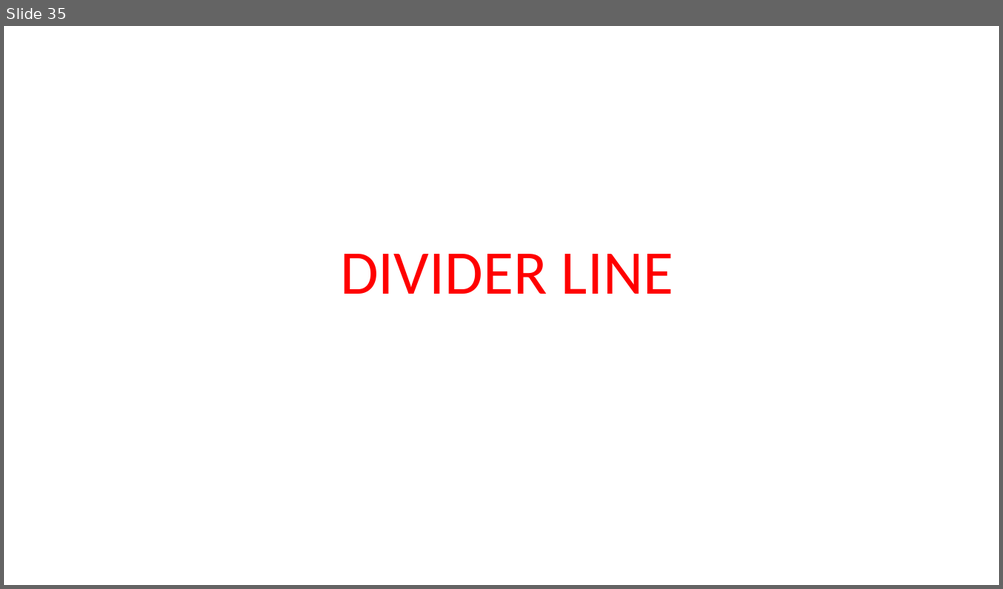
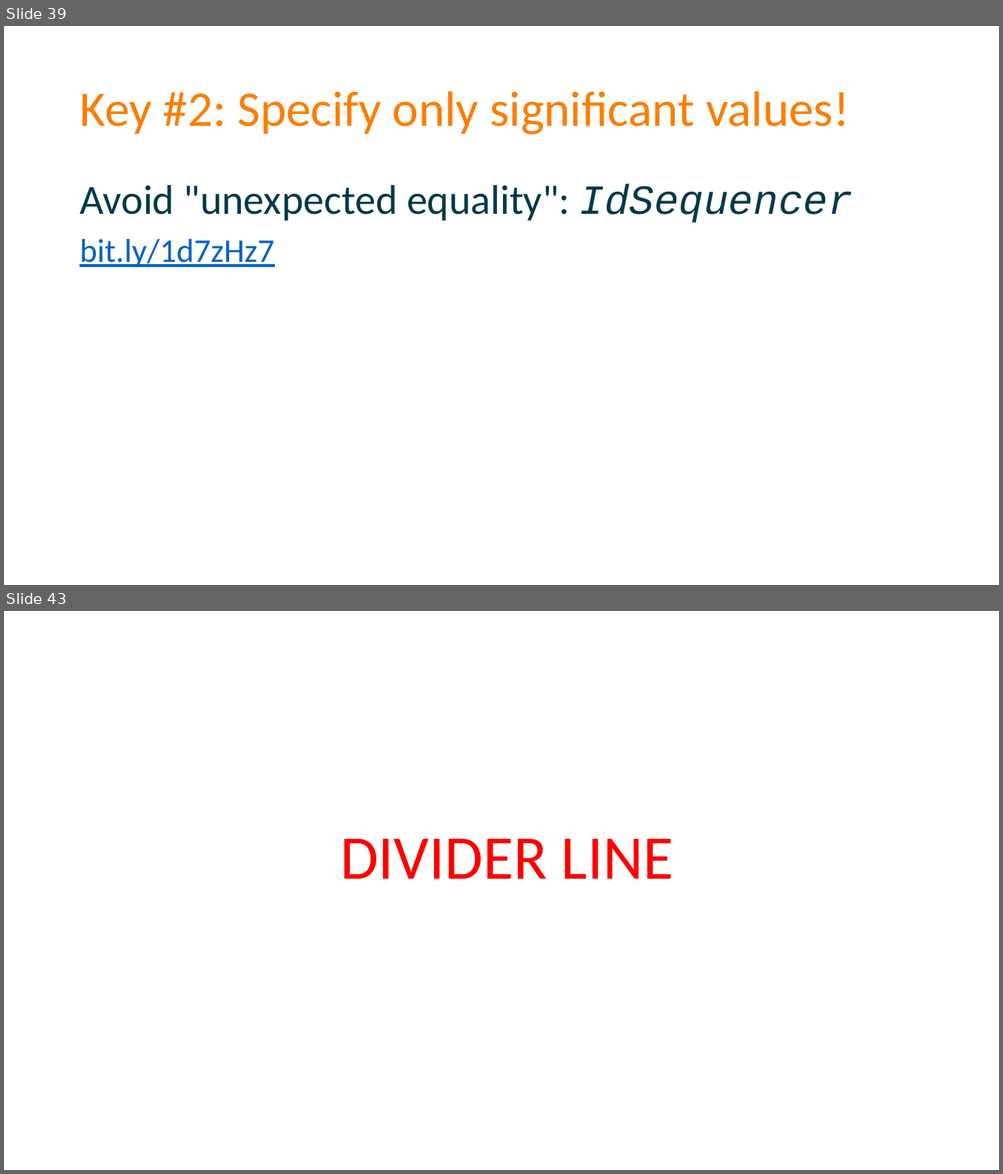
Before and after one commit to spetryjohnson/Talk-Patterns_of_Effective_Test_Setup, a slide deck: POETS - CodeMash 2017.pptx. Shown one above the other, each under a label of ours: slide 35 before the commit, slides 39 and 43 after it; the slides between them are not shown. The pictures are 1003x589 and 1003x1174 pixels, drawn with LibreOffice and Linux fonts; fonts in the diff are those of the drawing. Boxes give left, top, right and bottom in pixels: in the first picture for what was removed or moved away, otherwise in the second. Text is boxed around its words. In the diff, an @@ line names an element or a change of style, - is before the commit and + after.

```diff
--- a/POETS - CodeMash 2017.pptx
+++ b/POETS - CodeMash 2017.pptx
@@ slide 39 added at (4, 26, 999, 585), background #FFFFFF @@
@@ title added at (79, 91, 849, 135), 48 pt, text #FD7D00 @@
+Key #2: Specify only significant values!
@@ text added at (79, 184, 853, 268), 40 pt, text #013947 @@
+Avoid "unexpected equality": IdSequencer
+bit.ly/1d7zHz7
@@ what was slide 35 is now slide 43 @@
```
Also in this commit, not shown: 5 slides changed, 11 other slides added, 4 slides removed, 1 other file.
